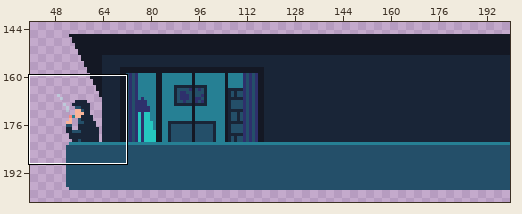
Two states of a pixel-art file, Other/assets-working/apartments/v4-2/apartment-1.aseprite. The first picture is a wide view before the edit; the outline marks the close-up.
Close-up. As it was:
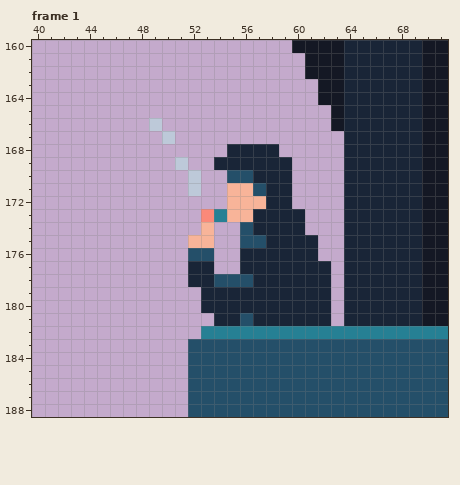
200x650 pixels, 1 frame. Shown: frame 1: x 40..71, y 160..188. The wide view leaves out empty margins. The commit also changed other frames or places, which this record leaves out.
Once edited:
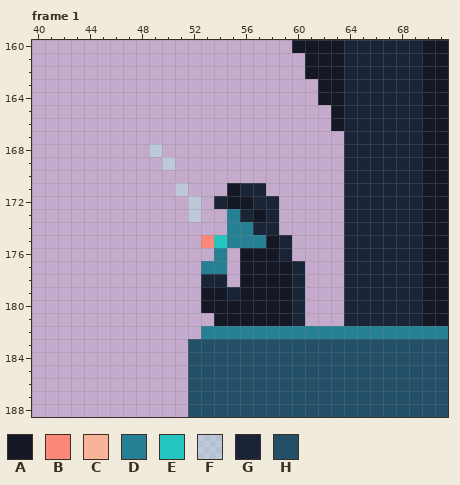
Palette (. is transparent): A #141824  B #fb8979  C #f8b499  D #268094  E #25c6bf  F #b2faed64  G #192537  H #244f69
Diff:
layer "Man 1" now shown
layer "Man 2" now hidden
Frame 1:
y 166: x 49 F -> .
y 167: x 50 F -> .
y 168: x 49 . -> F; x 55..58 GGGG -> ....
y 169: x 50..51 .F -> F.; x 54..59 GGGGGG -> ......
y 170: x 52 F -> .; x 55..59 HHGGG -> .....
y 171: x 51..52 .F -> F.; x 55..59 CCHGG -> AGG..
y 172: x 52 . -> F; x 54..57 .CCC -> GAAG; x 59 G -> .
y 173: x 52..57 .BDCCG -> F..DGA; x 59..60 GG -> ..
y 174: x 53 C -> .; x 55..56 .H -> DD; x 59..60 GG -> ..
y 175: x 52..58 CC..HHG -> .BEDDDA; x 60..61 GG -> ..
y 176: x 52..54 HH. -> ..D; x 56..58 GGG -> AAA; x 60..61 GG -> ..
y 177: x 52..54 GG. -> .DD; x 56..59 GGGG -> AAAA; x 61..62 GG -> ..
y 178: x 52 G -> .; x 54..59 HHHGGG -> G.AAAA; x 61..62 GG -> ..
y 179: x 53..54 GG -> AA; x 56..59 GGGG -> AAAA; x 61..62 GG -> ..
y 180: x 53..59 GGGGGGG -> AAAAAAA; x 61..62 GG -> ..
y 181: x 54..59 GGHGGG -> AAAAAA; x 61..62 GG -> ..
Where, in picture pixels (left, top, right, bottom), the same in both close-ups:
changed: (149, 118, 331, 326)
